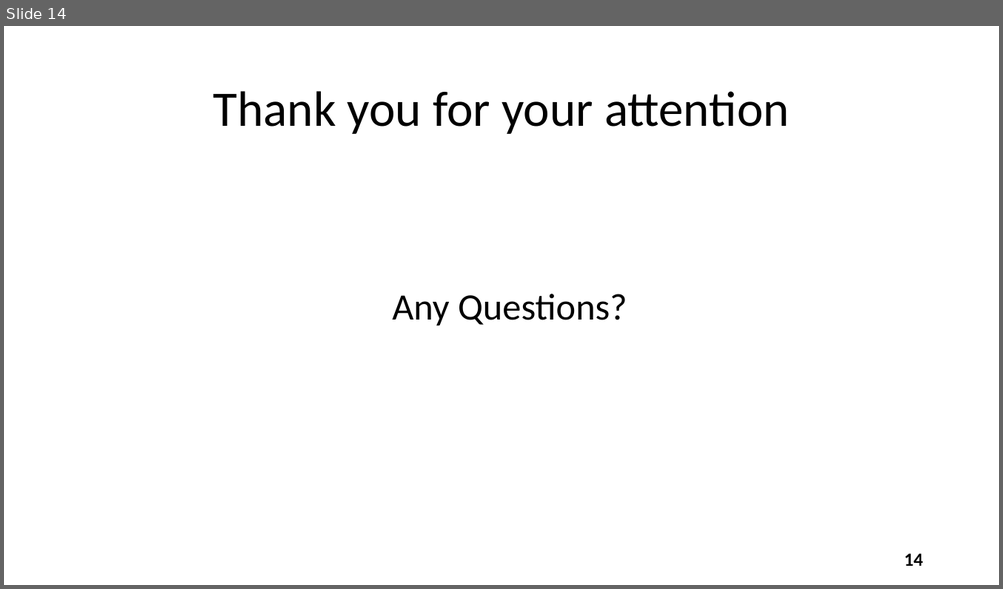
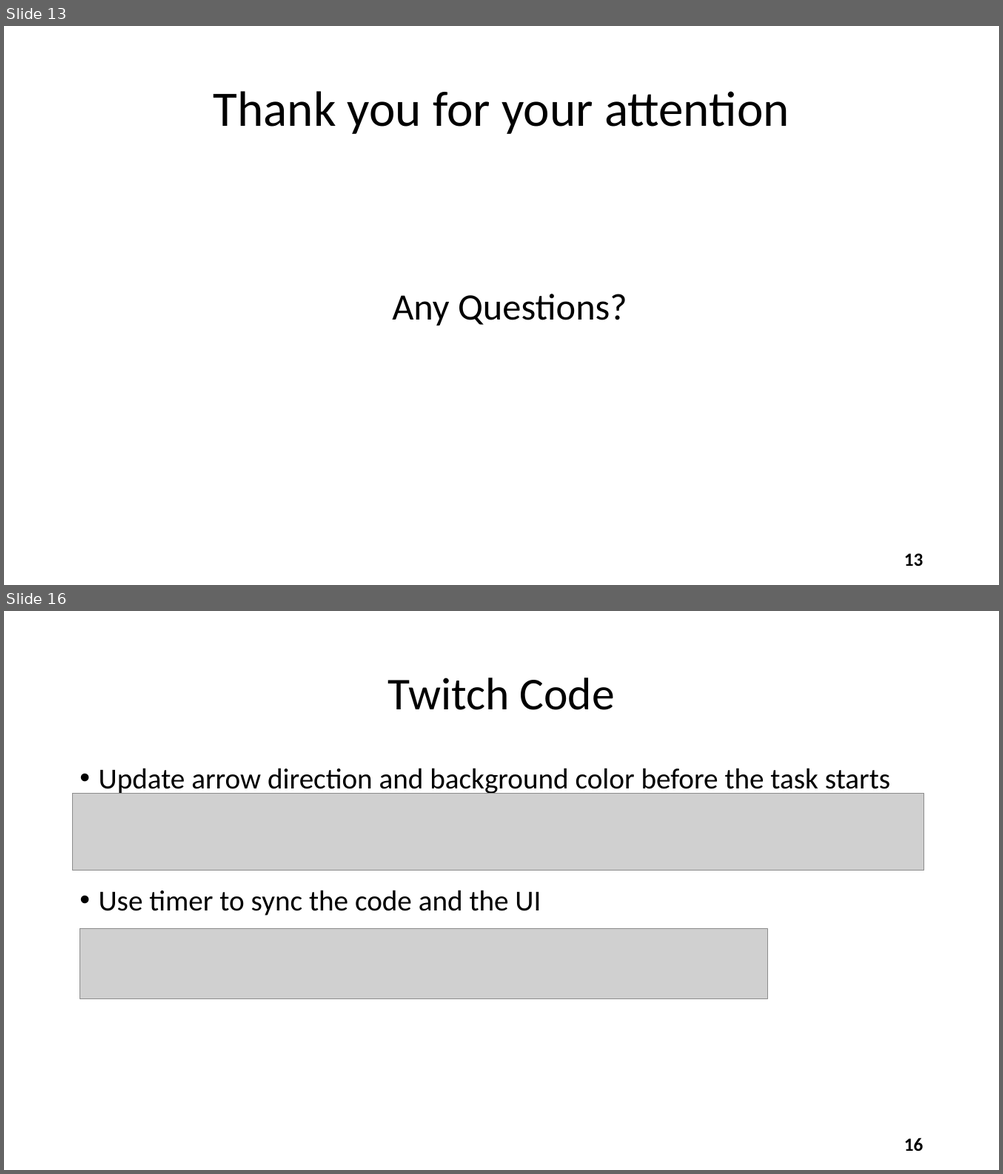
Before and after one commit to lukgav/ios-ar, a slide deck: projectPresentation/WatchOut Presentation.pptx. Shown one above the other, each under a label of ours: slide 14 before the commit, slides 13 and 16 after it; the slides between them are not shown. The pictures are 1003x589 and 1003x1174 pixels, drawn with LibreOffice and Linux fonts; fonts in the diff are those of the drawing; grey boxes stand for pictures. Boxes give left, top, right and bottom in pixels: in the first picture for what was removed or moved away, otherwise in the second. Text is boxed around its words. In the diff, an @@ line names an element or a change of style, - is before the commit and + after.

Commit message:
+ Add twitch code and project name and some pictures

```diff
--- a/projectPresentation/WatchOut Presentation.pptx
+++ b/projectPresentation/WatchOut Presentation.pptx
@@ slide 16 added at bbox=[4, 611, 999, 1170], background #FFFFFF @@
@@ title added at bbox=[388, 678, 614, 710], 44 pt, text #000000 @@
+Twitch Code
@@ text added at bbox=[99, 768, 890, 796], 28 pt, text #000000 @@
+• Update arrow direction and background color before the task starts
@@ picture added at bbox=[73, 794, 924, 871] @@
@@ text added at bbox=[99, 890, 540, 916], 28 pt, text #000000 @@
+• Use timer to sync the code and the UI
@@ picture added at bbox=[80, 929, 767, 999] @@
@@ page number added at bbox=[904, 1138, 923, 1151], 18 pt, text #000000, bold @@
+16
@@ what was slide 14 is now slide 13 @@
@@ page number at bbox=[904, 554, 923, 566]: text changed @@
-14
+13
```
Also in this commit, not shown: 7 slides changed, 3 other slides added.
